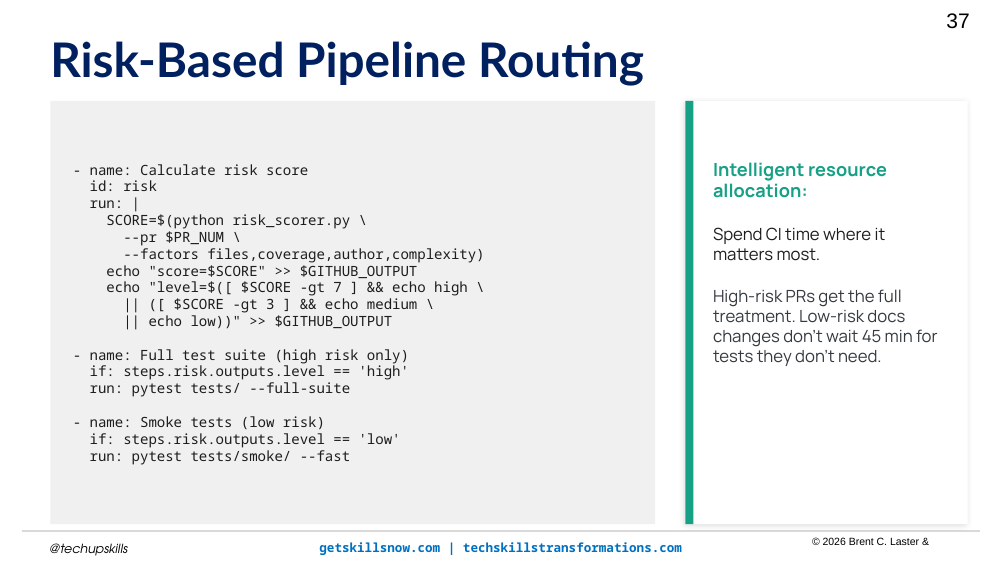
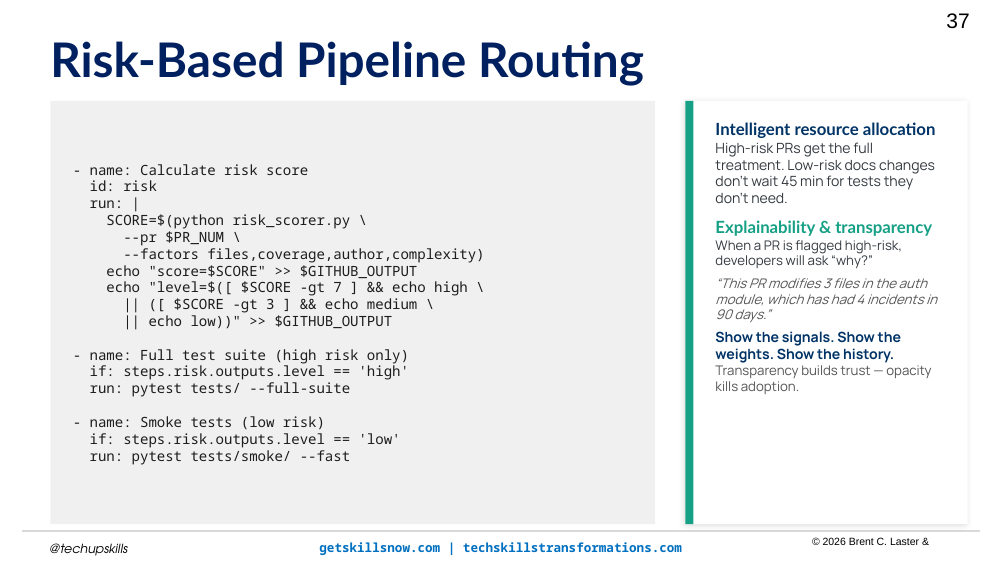
Before and after one commit to brentlaster/arc-of-ai-talks, a slide deck: slide 37 of cai/cicd-cai.pptm. Drawn at 1008x567 pixels with LibreOffice and Linux fonts; fonts in the diff are those of the drawing; background and template pictures are left out. Boxes give left, top, right and bottom in pixels: in the first picture for what was removed or moved away, otherwise in the second. Text is boxed around its words. In the diff, an @@ line names an element or a change of style, - is before the commit and + after.

```diff
--- a/cai/cicd-cai.pptm
+++ b/cai/cicd-cai.pptm
@@ text "Intelligent resource allocation" at (x1=715, y1=122, x2=937, y2=394): vertical alignment middle to top @@
@@ text at (x1=715, y1=122, x2=937, y2=394): text changed; size 16 to 12.7 pt @@
-Intelligent resource allocation:
-Spend CI time where it matters most.
-High-risk PRs get the full treatment. Low-risk docs changes don't wait 45 min for tests they don't need.
+Intelligent resource allocation
+High-risk PRs get the full treatment. Low-risk docs changes don’t wait 45 min for tests they don’t need.
+Explainability & transparency
+When a PR is flagged high-risk, developers will ask “why?”
+“This PR modifies 3 files in the auth module, which has had 4 incidents in 90 days.”
+Show the signals. Show the weights. Show the history.
+Transparency builds trust — opacity kills adoption.
```
Also in this commit, not shown: 4 other slides changed, 4 slides added, 3 slides removed, 1 other file.
